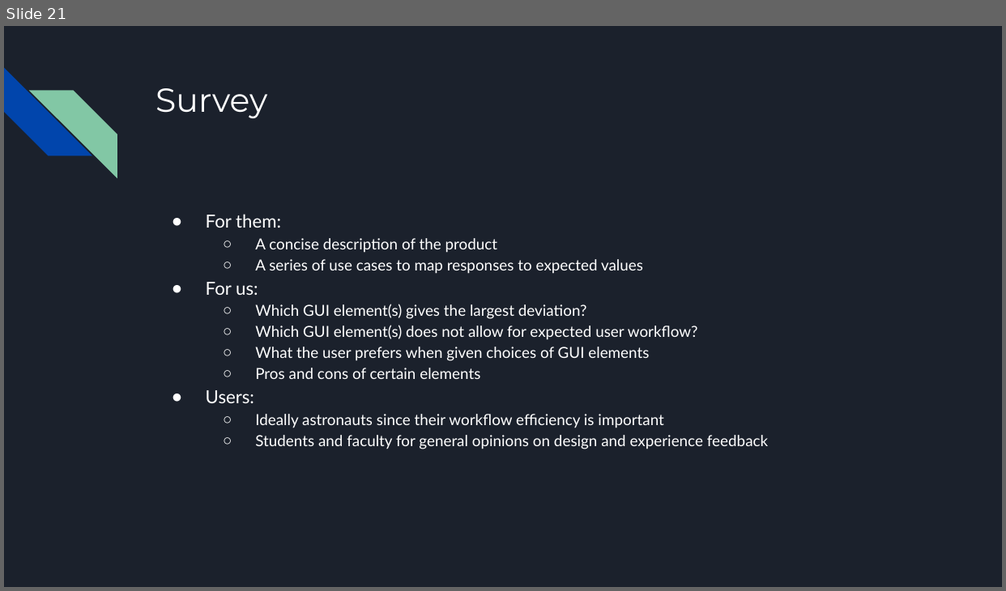
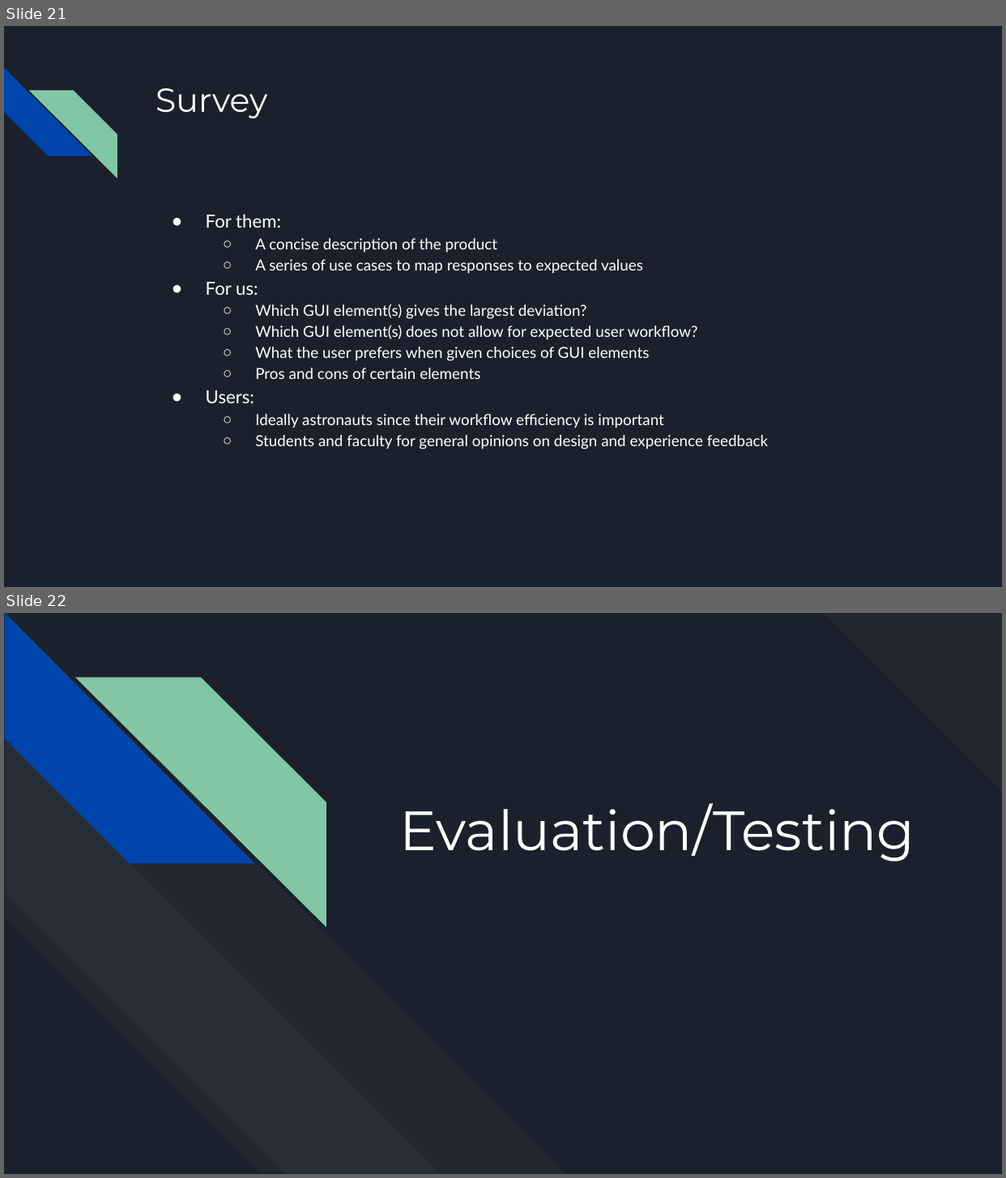
Before and after one commit to killsap/automated-multi-cycle-farming-in-space-website, a slide deck: docs/Milestone4Presentation.pptx. Shown one above the other, each under a label of ours: slide 21 before the commit, slides 21 and 22 after it. The pictures are 1006x591 and 1006x1178 pixels, drawn with LibreOffice and Linux fonts; fonts in the diff are those of the drawing. Boxes give left, top, right and bottom in pixels: in the first picture for what was removed or moved away, otherwise in the second. Text is boxed around its words. In the diff, an @@ line names an element or a change of style, - is before the commit and + after.

```diff
--- a/docs/Milestone4Presentation.pptx
+++ b/docs/Milestone4Presentation.pptx
@@ slide 22 added at (4, 613, 1002, 1174), background #1B212C @@
@@ diag stripe added at (822, 613, 1002, 793), fill #FFFFFF at 3% opacity @@
@@ group added at (4, 614, 566, 1174): 4 diag stripes @@
@@ title added at (400, 803, 915, 862), 40 pt, text #FFFFFF @@
+Evaluation/Testing
```
Also in this commit, not shown: 1 slide changed, 4 other slides added.
